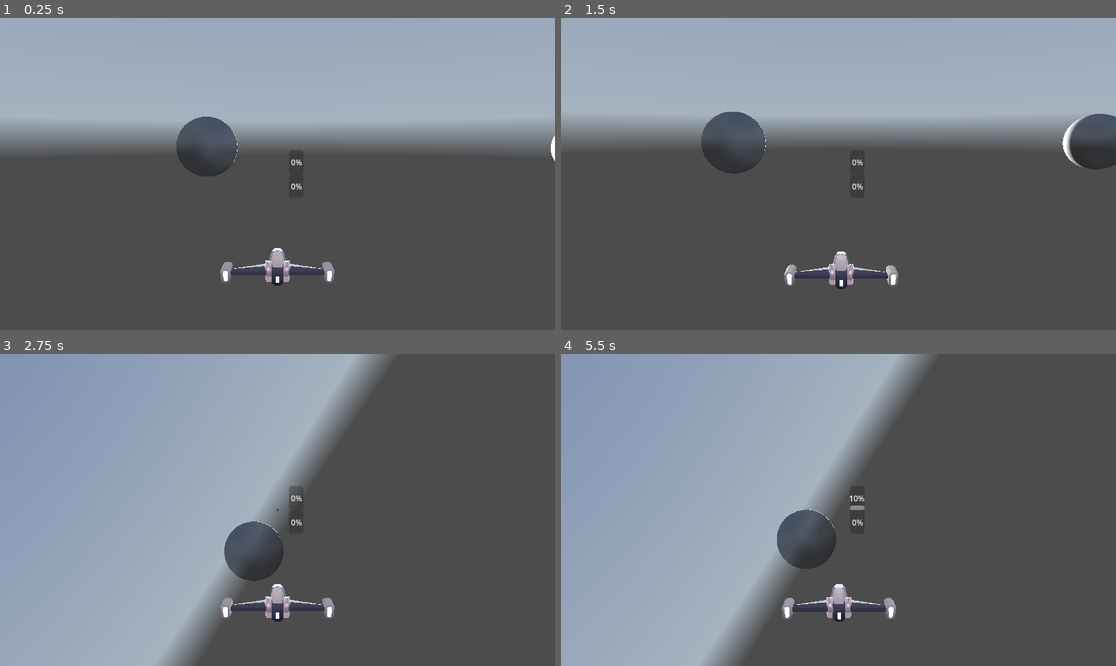
Above: before the commit, frames 1-4 (two rows, left to right).
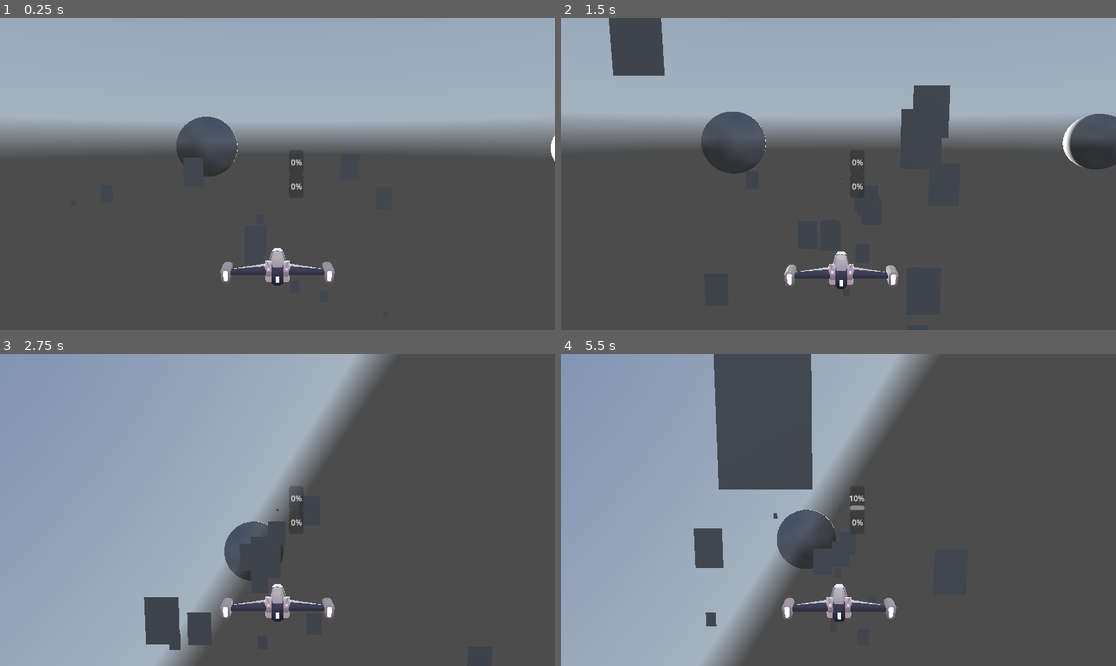
Above: after the commit, the same moments.

Repository: IuNoWat/Area64
Game: Godot game, scene res://Scenes/Main.tscn
The game is run twice, just before and just after one commit, with the same random seed, the same clock (stepped at 60 frames per second) and the same inputs. A sky picture missing from this copy of the repository is replaced by a grey-blue gradient.
Inputs:
- Up to frame 1 (0.25 s): no input
- Up to frame 2 (1.5 s): tap Enter at 0.5 s; hold Right 0.53-1.28 s; tap P at 0.6 s; hold Down from 1.28 s (still down); tap M at 1.35 s
- Up to frame 3 (2.75 s): release Down at 2.03 s; hold Right from 2.03 s (still down); tap N at 2.1 s
- Up to frame 4 (5.5 s): release Right at 2.78 s; hold Up 2.78-3.53 s; tap one key every 0.75 s from 2.85 s: P M N P; hold A 3.53-5.03 s; hold Down from 5.03 s (still down)

The runs differ from the first frame. In frame 1, 0.1% of the frame differs, in the area x 33-37%, y 44-51%; in frame 2, 3.2%; in frame 3, 1.5%; in frame 4, 8.4%, in the area x 23-50%, y 0-88%.

Commit message:
wip particules

Diff:
--- /dev/null
+++ b/Assets/vaisseau/SpeedParticles/speed_particles.tscn
@@ -0,0 +1,31 @@
+[gd_scene load_steps=3 format=3 uid="uid://bj6dfvdv4a4ik"]
+
+[sub_resource type="ParticleProcessMaterial" id="ParticleProcessMaterial_2i3yo"]
+lifetime_randomness = 1.0
+emission_shape = 1
+emission_sphere_radius = 0.01
+angle_min = -281.9
+angle_max = 23.3
+direction = Vector3(0, 0, 28.27)
+initial_velocity_min = 75.35
+initial_velocity_max = 257.98
+gravity = Vector3(0, 0, 0)
+scale_min = 0.15
+scale_max = 1.45
+hue_variation_min = -0.05
+hue_variation_max = 0.13
+
+[sub_resource type="QuadMesh" id="QuadMesh_hl6tj"]
+lightmap_size_hint = Vector2i(14, 20)
+size = Vector2(2.565, 3.675)
+
+[node name="SpeedParticles" type="Node3D"]
+
+[node name="GPUParticles3D" type="GPUParticles3D" parent="."]
+transform = Transform3D(-1, 0, 8.74228e-08, 0, 1, 0, -8.74228e-08, 0, -1, 1.6701, 0, 0)
+amount = 100
+lifetime = 1.41
+speed_scale = 1.62
+randomness = 0.79
+process_material = SubResource("ParticleProcessMaterial_2i3yo")
+draw_pass_1 = SubResource("QuadMesh_hl6tj")
--- a/Scenes/Main.tscn
+++ b/Scenes/Main.tscn
@@ -1,8 +1,9 @@
-[gd_scene load_steps=10 format=3 uid="uid://bqujcw6mt5i8y"]
+[gd_scene load_steps=11 format=3 uid="uid://bqujcw6mt5i8y"]
 
 [ext_resource type="PackedScene" uid="uid://j01yiitvvqrm" path="res://Assets/vaisseau/vaisseau_V3.fbx" id="1_r150o"]
 [ext_resource type="Script" uid="uid://1nc28xvcsdwy" path="res://Assets/vaisseau/ship.gd" id="2_idj7w"]
 [ext_resource type="Script" uid="uid://be34htsw2g8r5" path="res://Scenes/camera_3d.gd" id="3_kln2b"]
+[ext_resource type="PackedScene" uid="uid://bj6dfvdv4a4ik" path="res://Assets/vaisseau/SpeedParticles/speed_particles.tscn" id="3_pbw6q"]
 [ext_resource type="Texture2D" uid="uid://colygl40qq6k4" path="res://Assets/Skybox/Skybox_Texture_v001.png" id="4_rgh2o"]
 
 [sub_resource type="PhysicsMaterial" id="PhysicsMaterial_kln2b"]
@@ -36,6 +37,9 @@
 [node name="Ship" parent="RigidBody3D" instance=ExtResource("1_r150o")]
 unique_name_in_owner = true
 transform = Transform3D(1, 0, 0, 0, 1, 0, 0, 0, 1, 0, 0, 1.39771)
+
+[node name="SpeedParticles" parent="RigidBody3D/Ship" instance=ExtResource("3_pbw6q")]
+transform = Transform3D(1, 0, 0, 0, 1, 0, 0, 0, 1, 0, 0, 18.5079)
 
 [node name="aim" type="CSGSphere3D" parent="RigidBody3D"]
 unique_name_in_owner = true
Not shown, added: Assets/vaisseau/SpeedParticles/SpeedParticlesEmitter.obj
Not shown, added: Assets/vaisseau/SpeedParticles/SpeedParticlesEmitter.obj.import
Not shown, added: Assets/vaisseau/SpeedParticles/SpeedParticlesEmitter_L.obj
Not shown, added: Assets/vaisseau/SpeedParticles/SpeedParticlesEmitter_L.obj.import
Not shown, added: Assets/vaisseau/SpeedParticles/SpeedParticlesEmitter_s.obj
Not shown, added: Assets/vaisseau/SpeedParticles/SpeedParticlesEmitter_s.obj.import
